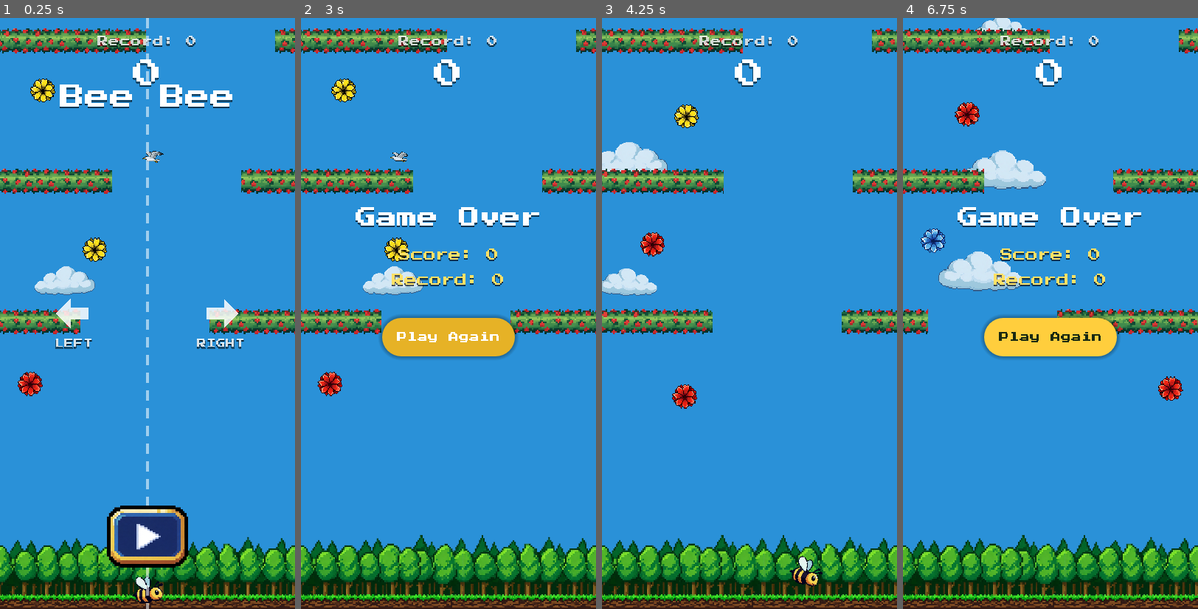
Above: before the commit, frames 1-4 (left to right).
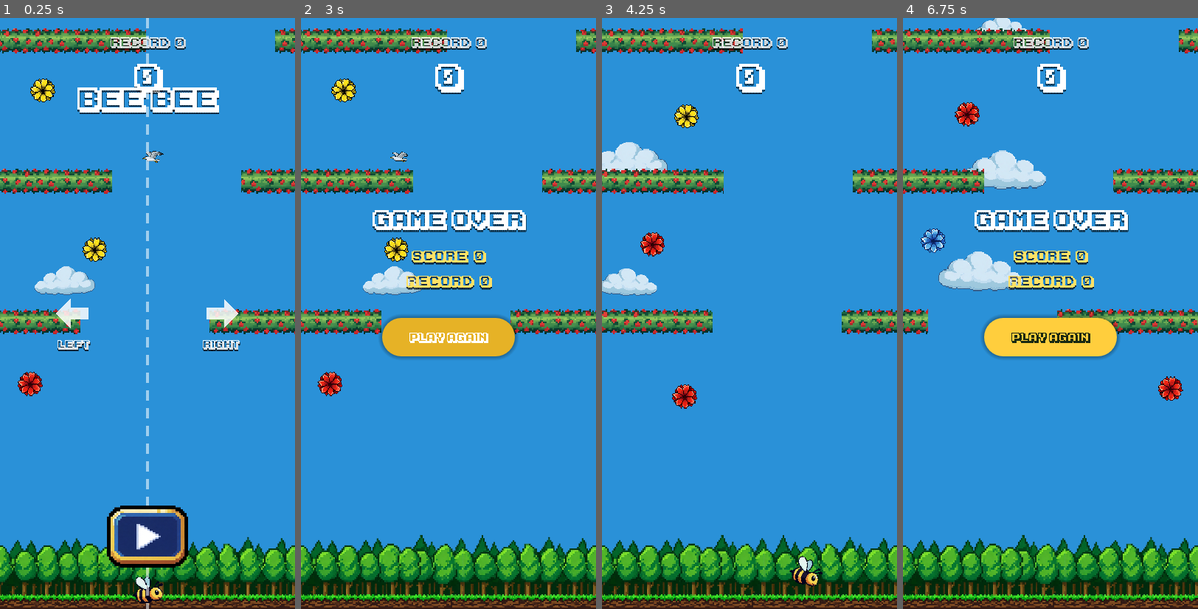
Above: after the commit, the same moments.

Repository: costanoy/bee-bee
Game: Godot game, scene res://scenes/main.tscn
Two runs of this game, one before a commit and one after it. Both use one fixed random seed, a clock stepped at 60 frames per second and the inputs below.
Inputs (mouse positions are in pixels of both pictures, inside the frame that each line leads up to):
- Up to frame 1 (0.25 s): no input
- Up to frame 2 (3 s): click (448, 538) at 0.5 s; click (448, 538) at 1.25 s; move the mouse to (513, 283) at 2.02 s; click (513, 283) at 2.17 s; move the mouse to (389, 343) at 2.77 s; click (389, 343) at 2.92 s
- Up to frame 3 (4.25 s): move the mouse to (779, 183) at 3.52 s; click (779, 183) at 3.67 s
- Up to frame 4 (6.75 s): move the mouse to (1035, 431) at 4.27 s; click (1035, 431) at 4.42 s; click "Play Again" at 5 s; move the mouse to (1139, 402) at 5.77 s; click (1139, 402) at 5.92 s; move the mouse to (962, 224) at 6.52 s; click (962, 224) at 6.67 s

The runs differ from the first frame. In frame 1, 3.1% of the frame differs, in the area x 18-83%, y 3-57%; in frame 2, 4.1%; in frame 3, 0.9%; in frame 4, 4.1%, in the area x 18-81%, y 3-55%.

Commit message:
Swap UI font to Karmatic Arcade
Free-for-commercial-use license (1001fonts FFC) permits embedding in
an app; removed the now-unused Press Start 2P files.

Co-Authored-By: Claude Sonnet 5 <noreply@anthropic.com>

Diff:
--- a/scripts/main.gd
+++ b/scripts/main.gd
@@ -75,10 +75,11 @@
 
 func _ready() -> void:
 	# Placeholder-era plain Label/Button text (spec 3.2/4.10) — swapped for
-	# a real pixel font (Press Start 2P, OFL-licensed, via Google Fonts)
-	# instead of the default UI font. Antialiasing/subpixel positioning off
-	# so it renders crisp instead of blurry at these small sizes.
-	pixel_font = load("res://fonts/PressStart2P-Regular.ttf")
+	# a real arcade font (Karmatic Arcade, 1001fonts FFC license — free for
+	# commercial/embedded use) instead of the default UI font. Antialiasing/
+	# subpixel positioning off so it renders crisp instead of blurry at
+	# these small sizes.
+	pixel_font = load("res://fonts/KarmaticArcade.ttf")
 	pixel_font.antialiasing = TextServer.FONT_ANTIALIASING_NONE
 	pixel_font.subpixel_positioning = TextServer.SUBPIXEL_POSITIONING_DISABLED
 	pixel_font.oversampling = 1.0
Binary file added: fonts/KarmaticArcade.ttf
Not shown, changed: fonts/KarmaticArcade.ttf.import
Binary file removed: fonts/PressStart2P-Regular.ttf
